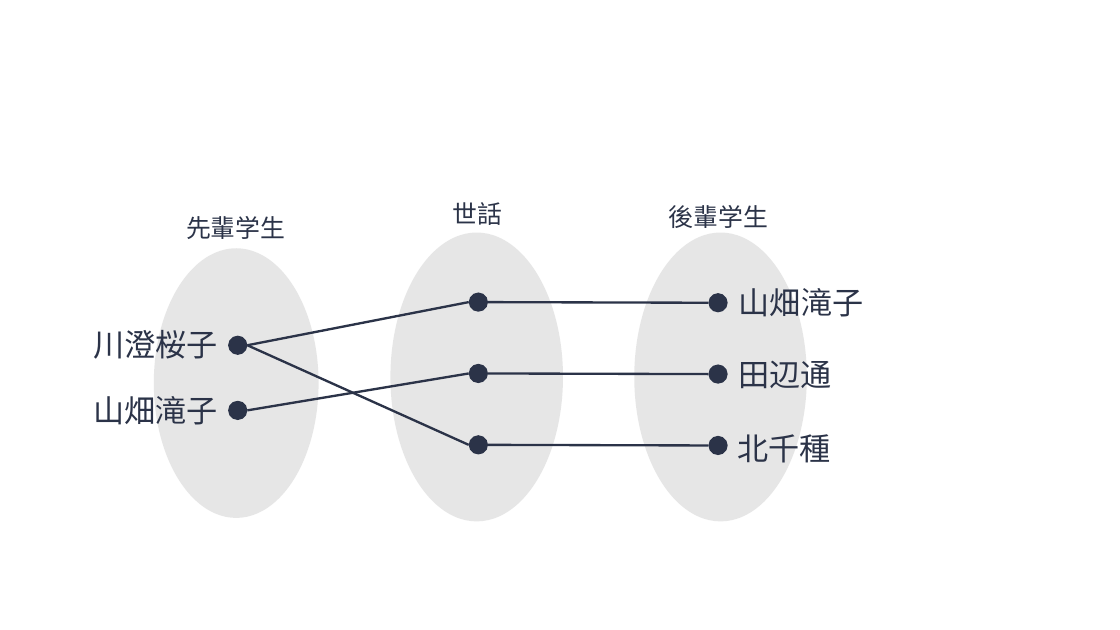
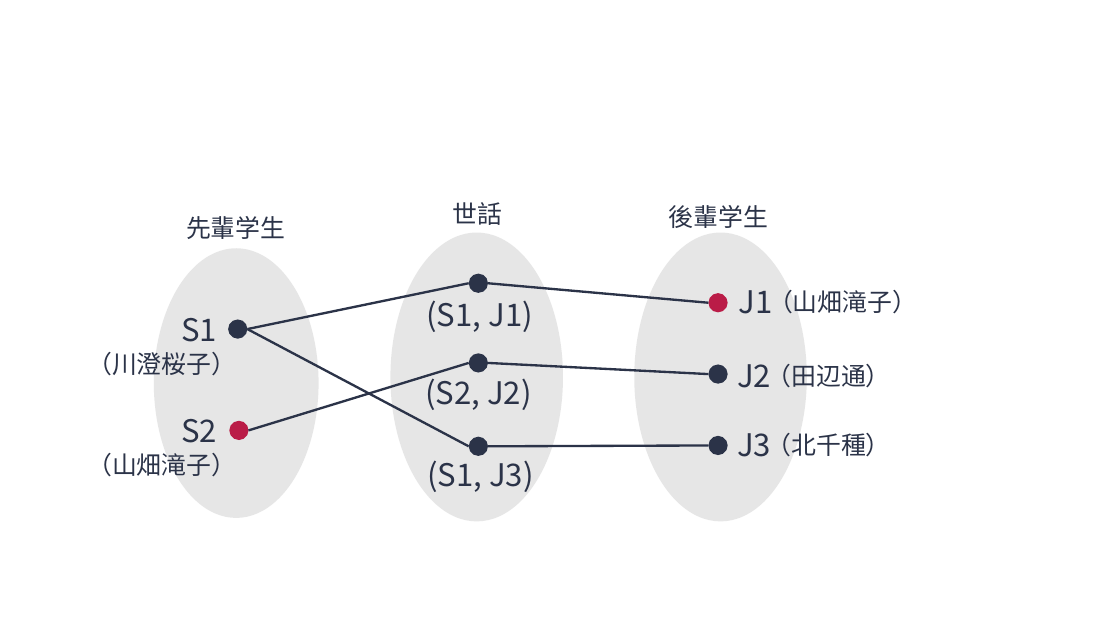
Before and after one commit to trycycle/database-textbook-draft, a slide deck: slide 23 of figure/__material/ppt/図表集-2026.pptx (slide 21 before the commit). Drawn at 1120x630 pixels with LibreOffice and Linux fonts; fonts in the diff are those of the drawing. Boxes give left, top, right and bottom in pixels: in the first picture for what was removed or moved away, otherwise in the second. Text is boxed around its words. In the diff, an @@ line names an element or a change of style, - is before the commit and + after.

```diff
--- a/figure/__material/ppt/図表集-2026.pptx
+++ b/figure/__material/ppt/図表集-2026.pptx
@@ line moved from (248, 345) - (468, 302) to (248, 329) - (468, 283) @@
@@ ellipse: place and size @@
-ellipse at [468,292,487,311]
+ellipse at [468,273,487,292]
@@ line moved from (488, 302) - (709, 302) to (488, 283) - (709, 302) @@
@@ ellipse at [709,293,728,312]: fill #2B3348 to #BA1C47 @@
@@ text added at [739,290,773,314], 20 pt, text #2B3348 @@
+J1
@@ text at [768,290,917,314]: text changed; size 20 to 16 pt @@
-山畑滝子
+（山畑滝子）
@@ text added at [181,318,217,342], 20 pt, text #2B3348 @@
+S1
@@ ellipse: place and size @@
-ellipse at [228,336,248,355]
+ellipse at [228,319,248,338]
@@ line moved from (248, 345) - (468, 445) to (248, 329) - (468, 447) @@
@@ text added at [426,300,532,332], 20 pt, text #2B3348 @@
+(S1, J1)
@@ text at [87,352,236,375]: text changed; size 20 to 16 pt @@
-川澄桜子
+（川澄桜子）
@@ ellipse: place and size @@
-ellipse at [468,364,487,383]
+ellipse at [468,353,487,372]
@@ line moved from (248, 410) - (468, 373) to (249, 430) - (468, 363) @@
@@ text added at [425,372,531,410], 20 pt, text #2B3348 @@
+(S2, J2)
@@ line moved from (709, 374) - (488, 373) to (709, 374) - (488, 363) @@
@@ text added at [737,364,771,388], 20 pt, text #2B3348 @@
+J2
@@ text at [767,364,891,388]: text changed; size 20 to 16 pt @@
-田辺通
+（田辺通）
@@ text added at [181,419,217,443], 20 pt, text #2B3348 @@
+S2
@@ ellipse at [230,421,249,440]: fill #2B3348 to #BA1C47 @@
@@ ellipse: place and size @@
-ellipse at [228,401,248,420]
+ellipse at [230,421,249,440]
@@ text added at [737,433,771,457], 20 pt, text #2B3348 @@
+J3
@@ text at [767,432,891,457]: text changed; size 20 to 16 pt @@
-北千種
+（北千種）
@@ text at [87,453,236,476]: text changed; size 20 to 16 pt @@
-山畑滝子
+（山畑滝子）
@@ text added at [427,455,533,492], 20 pt, text #2B3348 @@
+(S1, J3)
```
Also in this commit, not shown: 12 other slides changed, 5 slides added, 30 other files.
